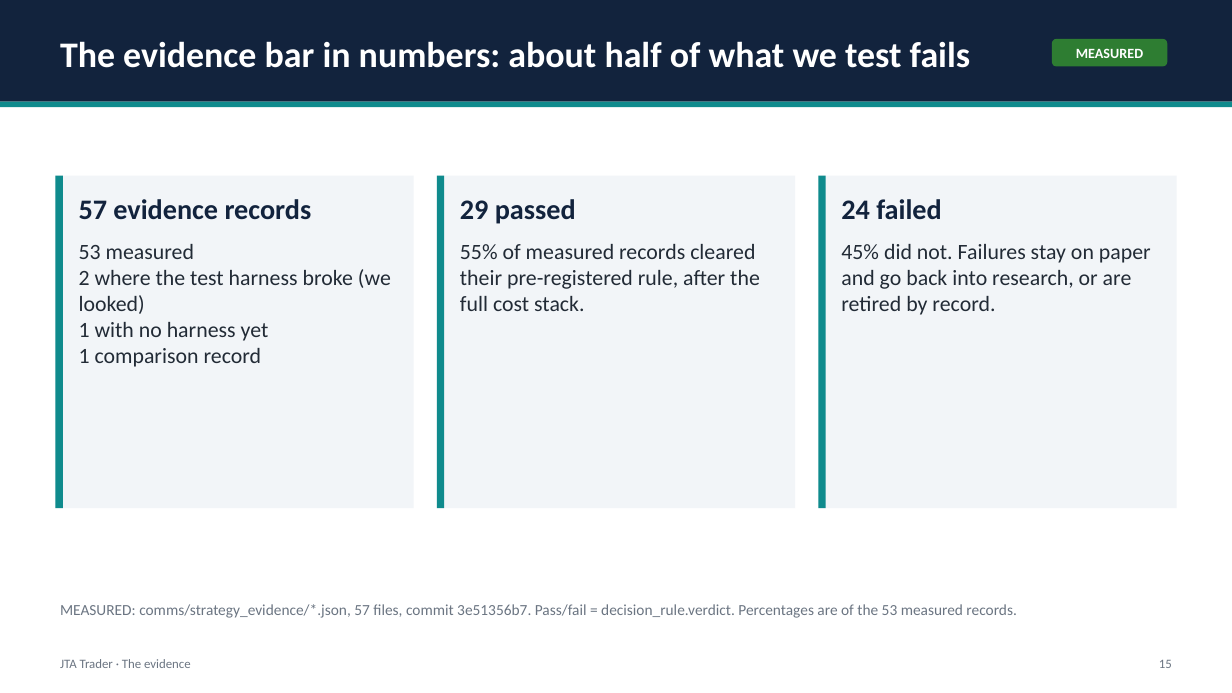
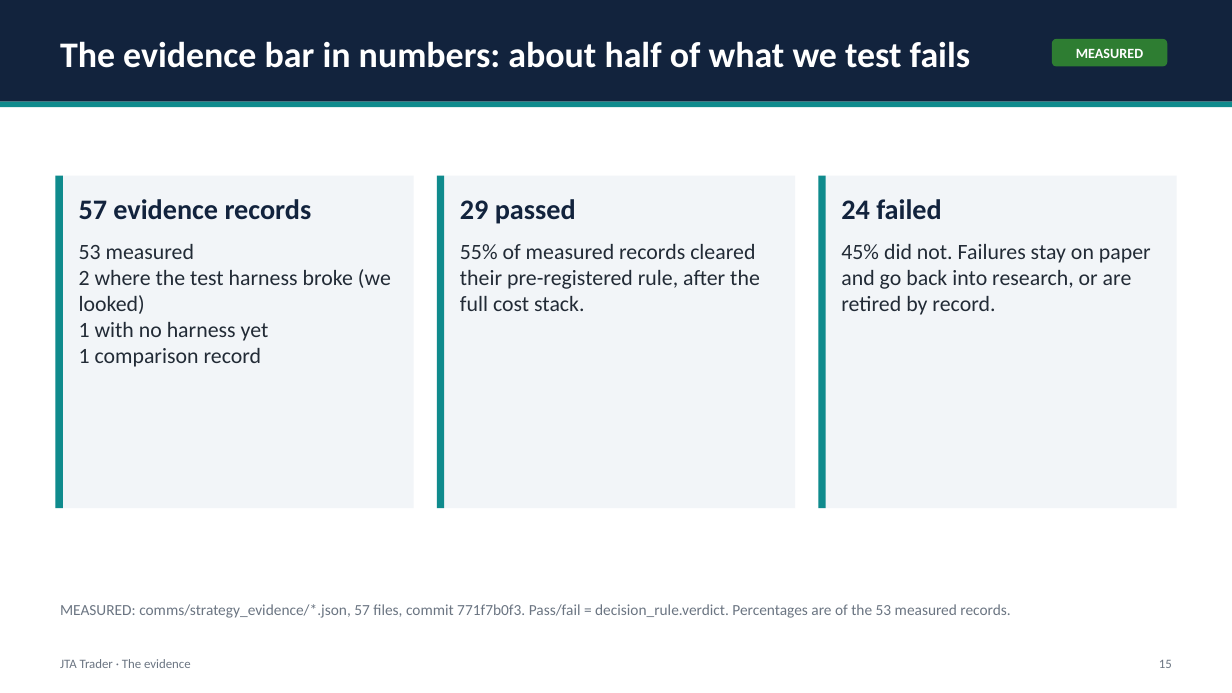
Before and after one commit to benbaichmankass/JTA-Trader, a slide deck: slide 15 of docs/pitch/jta-trader-pitch-deck.pptx. Drawn at 1232x693 pixels with LibreOffice and Linux fonts; fonts in the diff are those of the drawing. Boxes give left, top, right and bottom in pixels: in the first picture for what was removed or moved away, otherwise in the second. Text is boxed around its words. In the diff, an @@ line names an element or a change of style, - is before the commit and + after.

```diff
--- a/docs/pitch/jta-trader-pitch-deck.pptx
+++ b/docs/pitch/jta-trader-pitch-deck.pptx
@@ text at box(60, 604, 1010, 618): text changed @@
-MEASURED: comms/strategy_evidence/*.json, 57 files, commit 3e51356b7. Pass/fail = decision_rule.verdict. Percentages are of the 53 measured records.
+MEASURED: comms/strategy_evidence/*.json, 57 files, commit 771f7b0f3. Pass/fail = decision_rule.verdict. Percentages are of the 53 measured records.
```
Also in this commit, not shown: 7 other slides changed, 2 other files.
